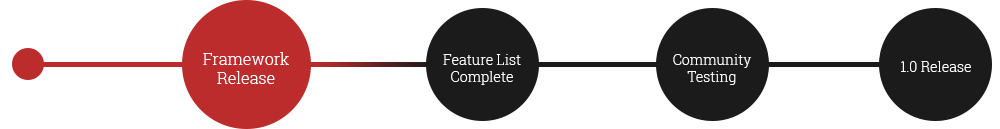
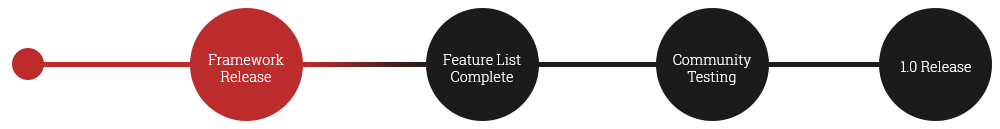
The second (1000, 129) image is a revision of the first. Changes to its layers:
painted on "Text" (4th of 4, in "Item") over [203, 52, 289, 84]
added layer "B copy 3" in group "Item" over [190, 8, 303, 121]
hid "B" (4th of 4, in "Item") over [182, 0, 311, 129]
painted on "Line copy" over [303, 62, 307, 67]
